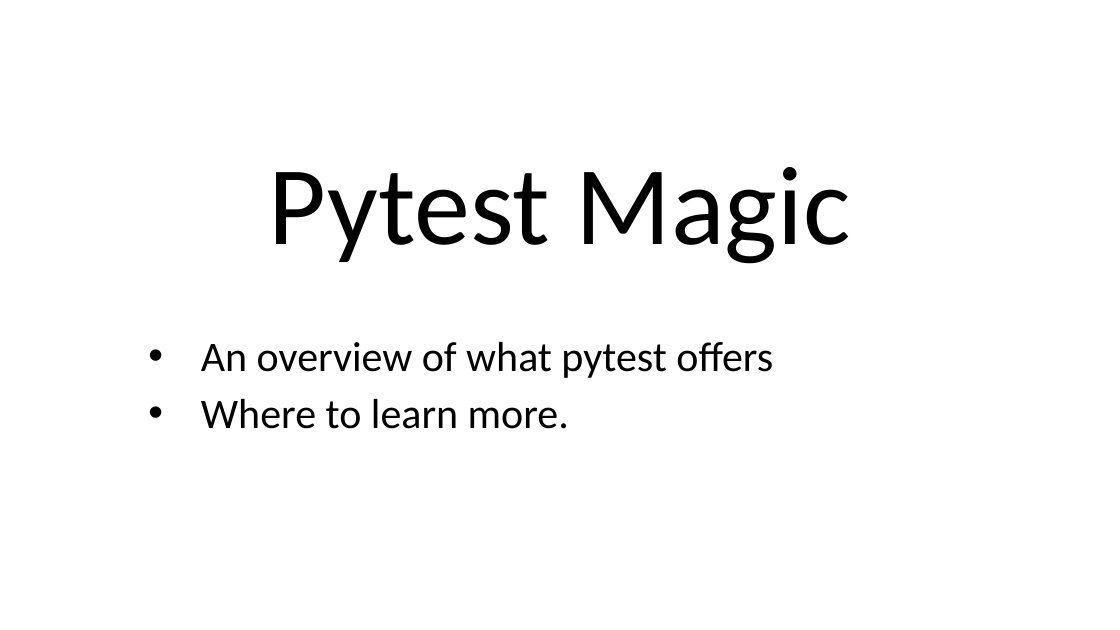
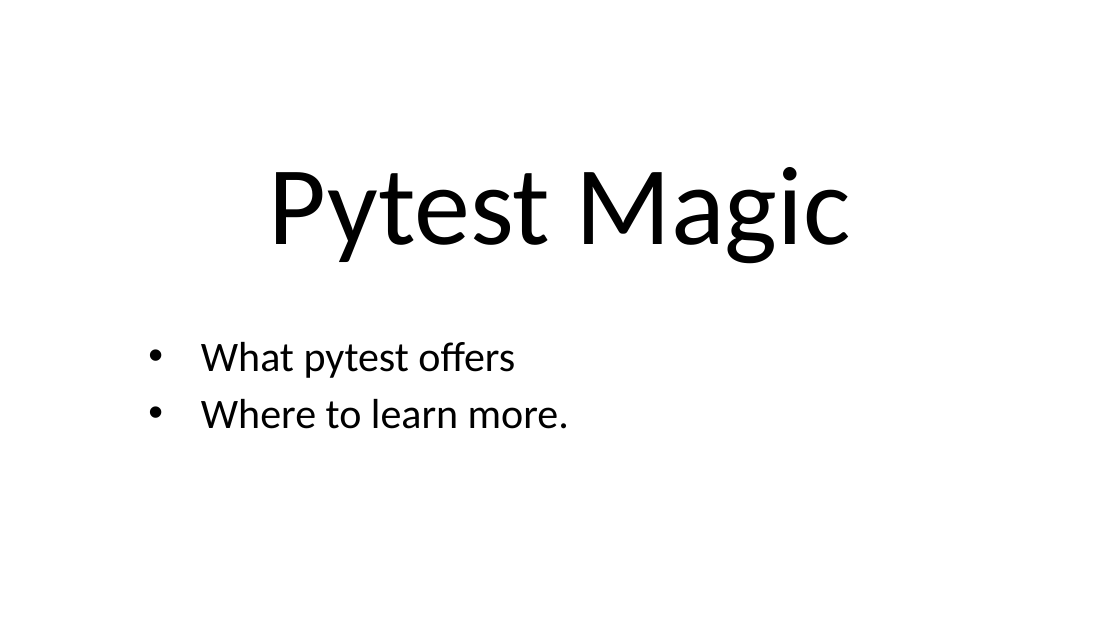
Before and after one commit to wbkdef/pytest_magic_presentation, a slide deck: slide 1 of Presentation/PytestMagic2.pptm. Drawn at 1120x630 pixels with LibreOffice and Linux fonts; fonts in the diff are those of the drawing. Boxes give left, top, right and bottom in pixels: in the first picture for what was removed or moved away, otherwise in the second. Text is boxed around its words. In the diff, an @@ line names an element or a change of style, - is before the commit and + after.

```diff
--- a/Presentation/PytestMagic2.pptm
+++ b/Presentation/PytestMagic2.pptm
@@ subtitle at <box>201,342,515,378</box>: text changed @@
-• An overview of what pytest offers
+• What pytest offers
```
Also in this commit, not shown: 1 other slide changed, 1 slide added, 2 other files.
